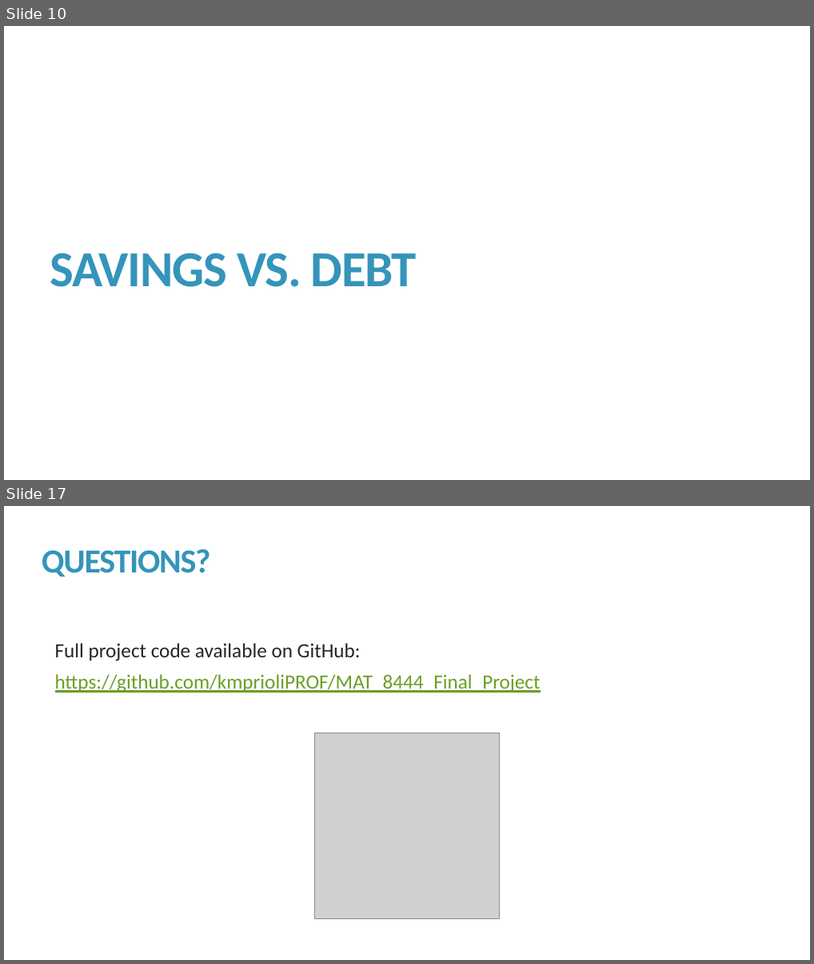
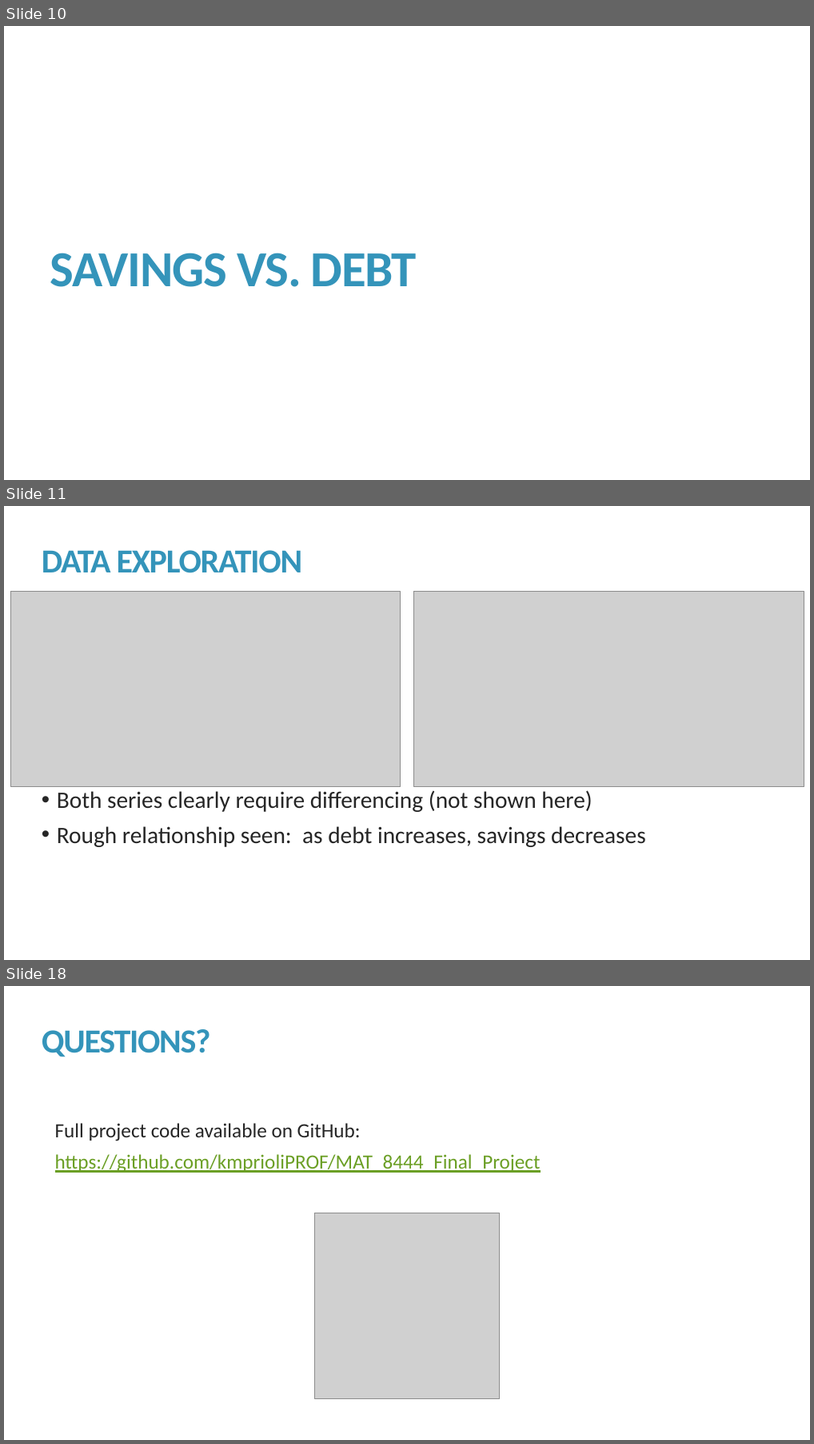
Before and after one commit to kmprioliPROF/MAT_8444_Final_Project, a slide deck: Prioli_Final_Proj.pptx. Shown one above the other, each under a label of ours: slides 10 and 17 before the commit, slides 10, 11 and 18 after it; the slides between them are not shown. The pictures are 814x964 and 814x1444 pixels, drawn with LibreOffice and Linux fonts; fonts in the diff are those of the drawing; grey boxes stand for pictures. Boxes give left, top, right and bottom in pixels: in the first picture for what was removed or moved away, otherwise in the second. Text is boxed around its words. In the diff, an @@ line names an element or a change of style, - is before the commit and + after.

```diff
--- a/Prioli_Final_Proj.pptx
+++ b/Prioli_Final_Proj.pptx
@@ slide 11 added at (x1=4, y1=506, x2=810, y2=960), background #FFFFFF @@
@@ title added at (x1=42, y1=550, x2=303, y2=573), 40 pt, text #3494BA, bold @@
+DATA EXPLORATION
@@ picture added at (x1=10, y1=592, x2=400, y2=786) @@
@@ picture added at (x1=414, y1=592, x2=804, y2=786) @@
@@ text added at (x1=57, y1=790, x2=646, y2=847), 28 pt, text #262626 @@
+• Both series clearly require differencing (not shown here)
+• Rough relationship seen: as debt increases, savings decreases
@@ what was slide 17 is now slide 18 @@
```
Also in this commit, not shown: 10 slides changed, 3 other slides added, 3 slides removed, 3 other files.
